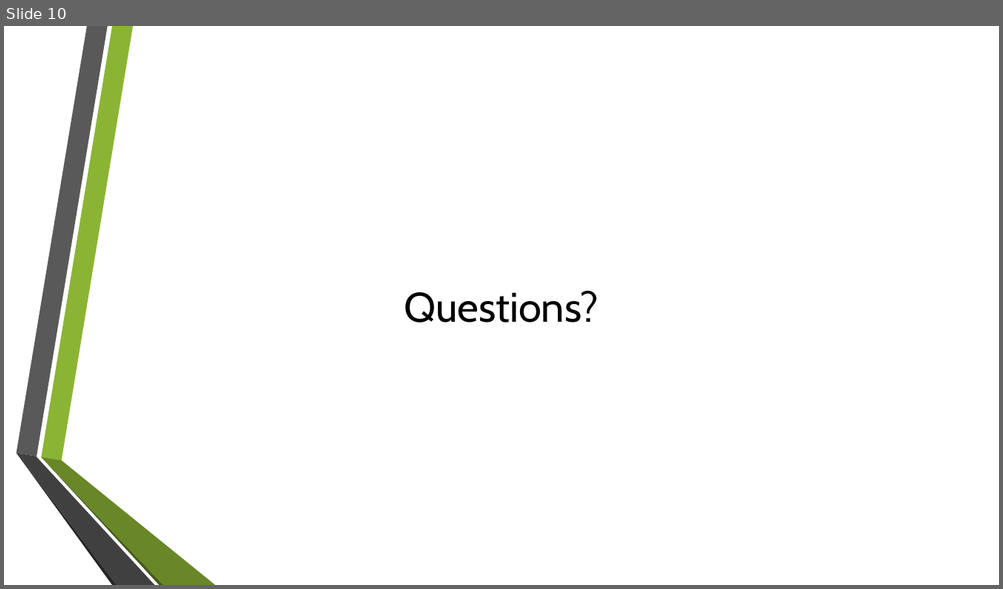
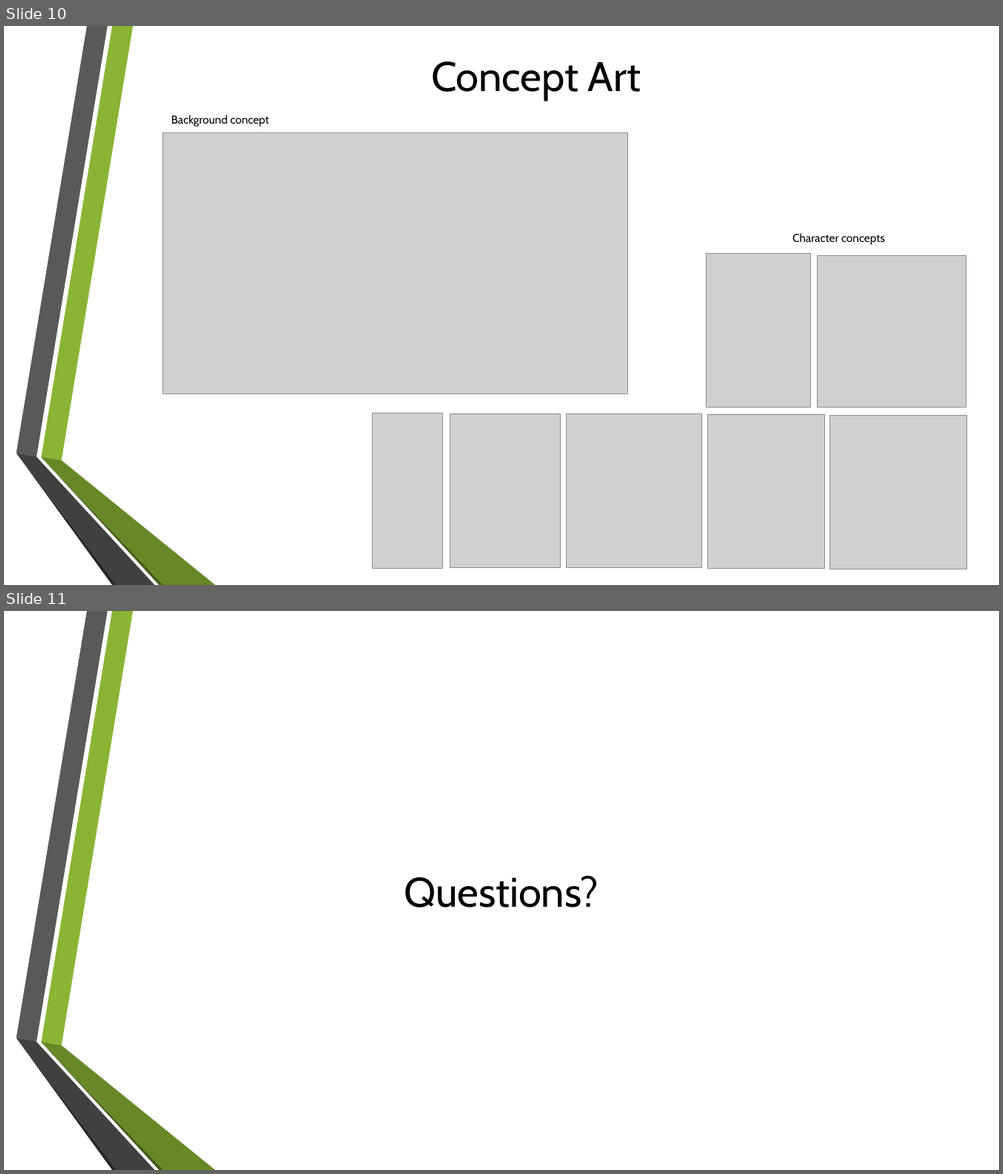
Before and after one commit to UoSGroupProjects1718/mgp-mpg-group-5, a slide deck: Management/Presentations/Initial presentation.pptx. Shown one above the other, each under a label of ours: slide 10 before the commit, slides 10 and 11 after it. The pictures are 1003x589 and 1003x1174 pixels, drawn with LibreOffice and Linux fonts; fonts in the diff are those of the drawing; grey boxes stand for pictures; background and template pictures are left out. Boxes give left, top, right and bottom in pixels: in the first picture for what was removed or moved away, otherwise in the second. Text is boxed around its words. In the diff, an @@ line names an element or a change of style, - is before the commit and + after.

```diff
--- a/Management/Presentations/Initial presentation.pptx
+++ b/Management/Presentations/Initial presentation.pptx
@@ slide 10 added at (4,26,999,585), background picture (left out); not listed: 6 template elements that a slide beside it also shows @@
@@ title added at (431,62,640,101), 40 pt, text #000000 @@
+Concept Art
@@ picture added at (163,133,628,394) @@
@@ text added at (171,115,270,127), 11 pt, text #000000 @@
+Background concept
@@ text added at (792,233,885,245), 11 pt, text #000000 @@
+Character concepts
@@ picture added at (706,254,811,407) @@
@@ picture added at (817,256,966,408) @@
@@ picture added at (373,414,443,569) @@
@@ picture added at (450,414,560,568) @@
@@ picture added at (566,414,702,568) @@
@@ picture added at (708,414,824,568) @@
@@ picture added at (830,416,967,570) @@
@@ what was slide 10 is now slide 11 @@
```
Also in this commit, not shown: 5 slides changed, 3 other slides added, 3 slides removed.
